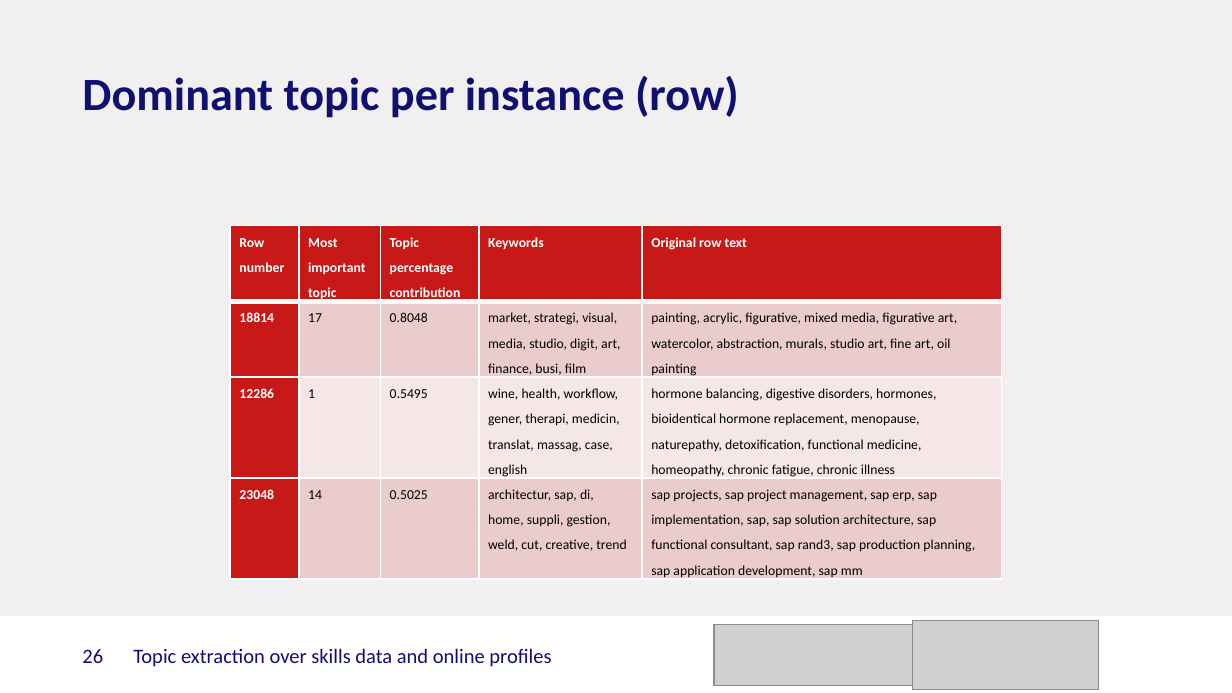
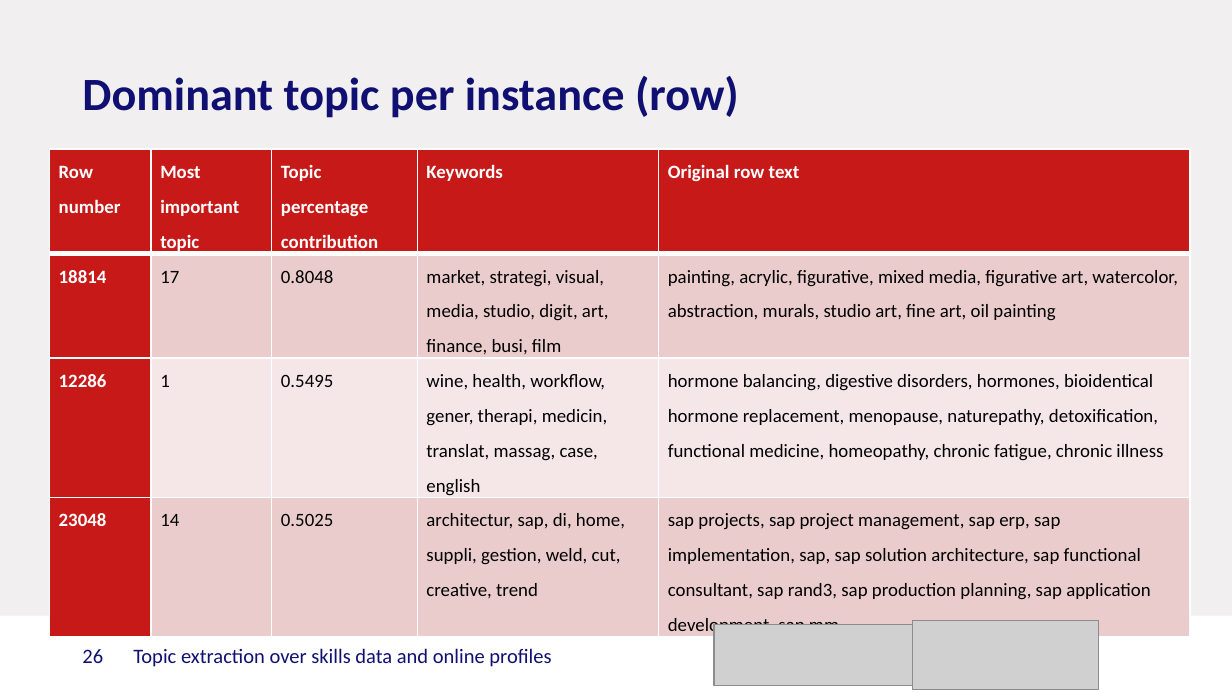
Before and after one commit to mgarriga/skills-topic-modeling, a slide deck: slide 26 of Presentation.pptx. Drawn at 1232x693 pixels with LibreOffice and Linux fonts; fonts in the diff are those of the drawing; grey boxes stand for pictures; background and template pictures are left out. Boxes give left, top, right and bottom in pixels: in the first picture for what was removed or moved away, otherwise in the second. Text is boxed around its words. In the diff, an @@ line names an element or a change of style, - is before the commit and + after.

```diff
--- a/Presentation.pptx
+++ b/Presentation.pptx
@@ table at [49,149,1189,640] @@
@@ size 8 to 11 pt @@
@@ table: place and size @@
-table at [230,225,1002,583]
+table at [49,149,1189,640]
```
Also in this commit, not shown: 9 other slides changed, 1 slide added.
